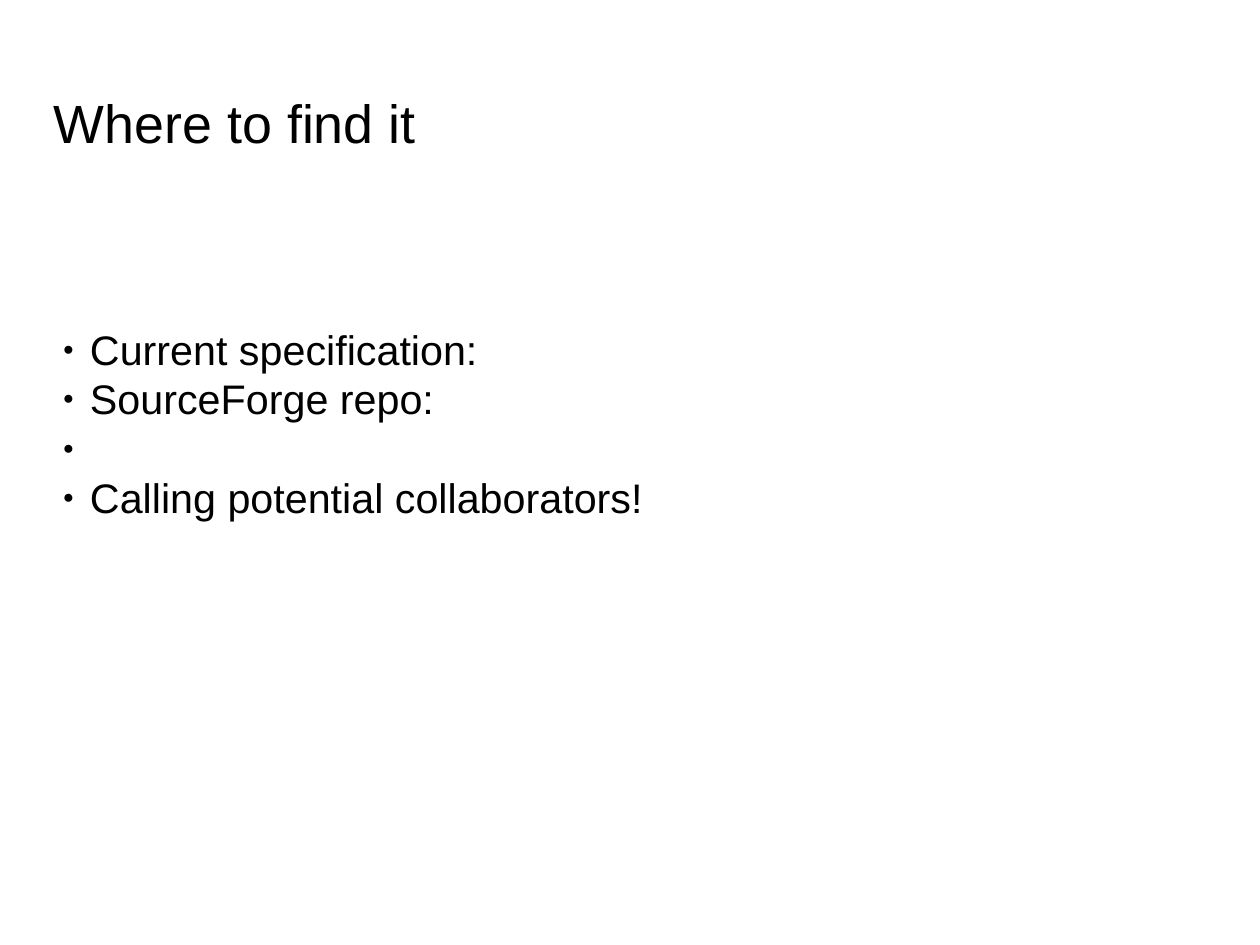
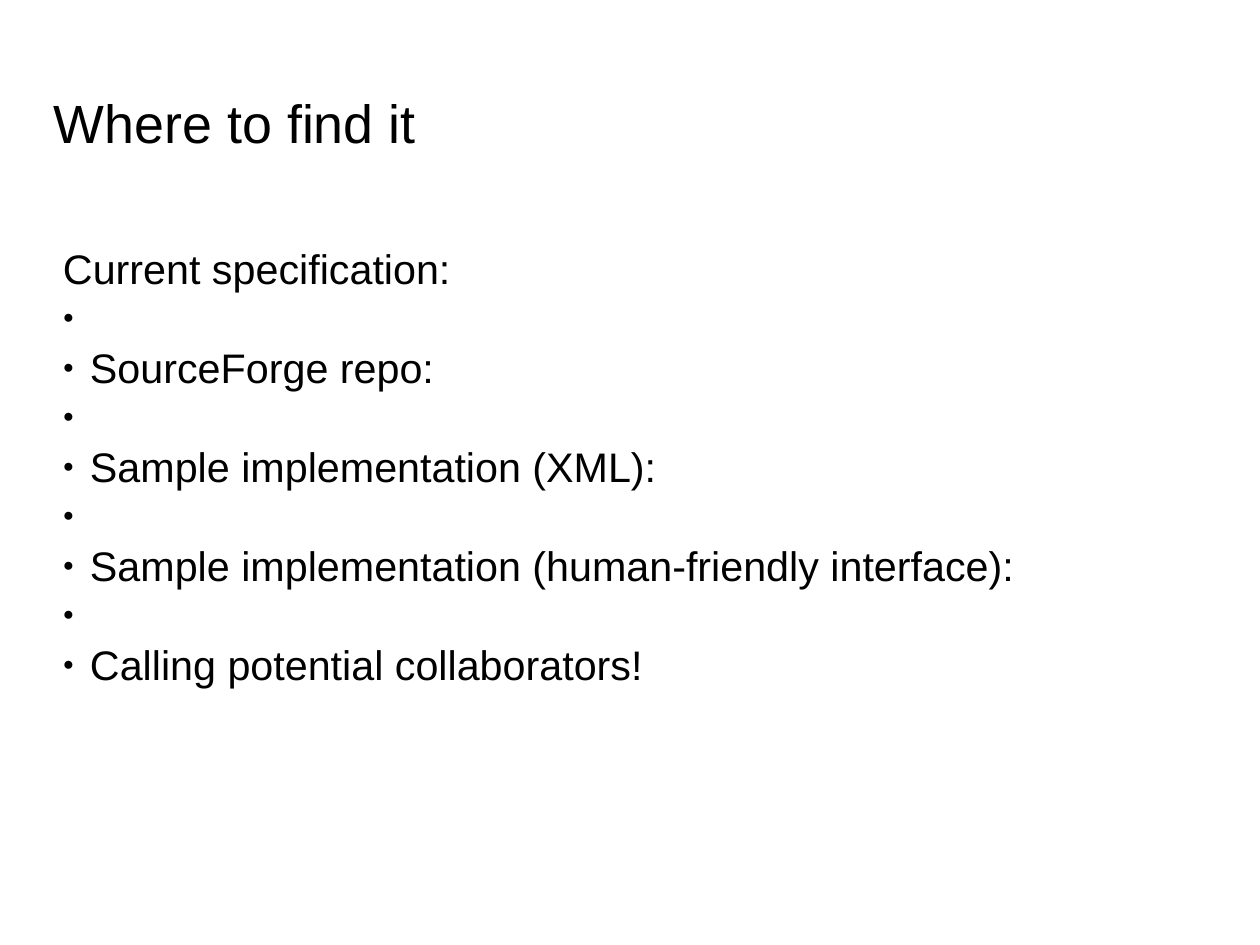
Before and after one commit to martindholmes/CodeSharing, a slide deck: slide 34 of presentations/codesharing_2014-10.pptx (slide 35 before the commit). Drawn at 1260x945 pixels with LibreOffice and Linux fonts; fonts in the diff are those of the drawing; background and template pictures are left out. Boxes give left, top, right and bottom in pixels: in the first picture for what was removed or moved away, otherwise in the second. Text is boxed around its words. In the diff, an @@ line names an element or a change of style, - is before the commit and + after.

```diff
--- a/presentations/codesharing_2014-10.pptx
+++ b/presentations/codesharing_2014-10.pptx
@@ text "Current specification:": place and size @@
-text "Current specification:" at box(90, 335, 643, 521)
+text "Current specification:" at box(63, 254, 1013, 688)
@@ text at box(90, 452, 1013, 589): paragraphs added @@
+● Sample implementation (XML):
+● Sample implementation (human-friendly interface):
```
Also in this commit, not shown: 1 slide removed, 2 other files.
